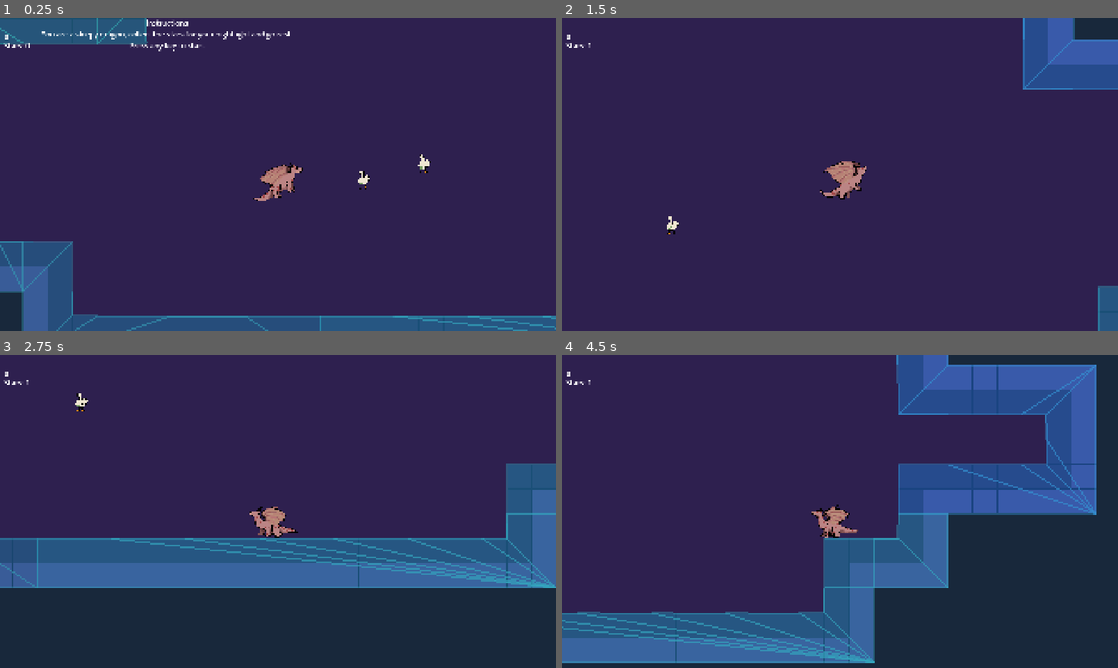
Above: before the commit, frames 1-4 (two rows, left to right).
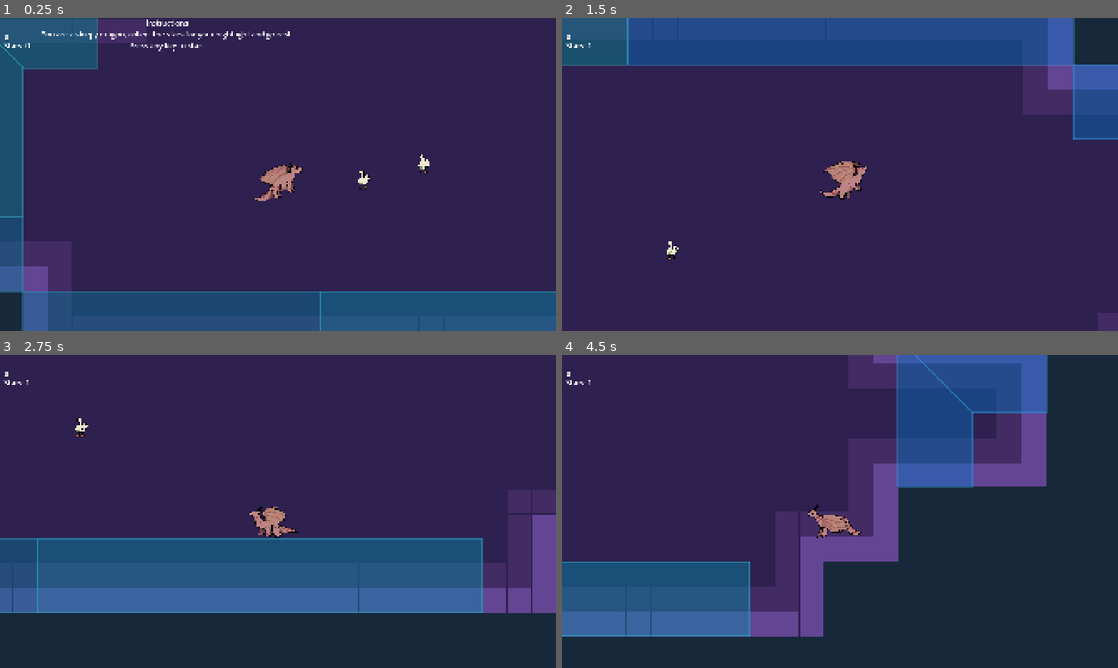
Above: after the commit, the same moments.

Repository: mgirvine21/IllumiateRemake
Game: Godot game, scene res://Scenes/main.tscn
Two runs of this game, one before a commit and one after it. Both use one fixed random seed, a clock stepped at 60 frames per second and the inputs below.
Inputs:
- Up to frame 1 (0.25 s): no input
- Up to frame 2 (1.5 s): tap Enter at 0.5 s; hold D (right) from 0.53 s (still down); tap E (interact) at 0.6, 1.35 s; tap W (jump) at 0.77 s
- Up to frame 3 (2.75 s): tap W (jump) at 1.52 s; release D (right) at 2.03 s; hold A (left) from 2.03 s (still down); tap E (interact) at 2.1 s
- Up to frame 4 (4.5 s): release A (left) at 2.78 s; hold D (right) 2.78-4.28 s; tap E (interact) at 2.85, 3.6, 4.35 s; tap W (jump) at 3.02, 3.77 s; hold A (left) from 4.28 s (still down)

The runs differ from the first frame. In frame 1, 14% of the frame differs, in the area x 0-100%, y 0-100%; in frame 2, 17%; in frame 3, 20%; in frame 4, 36%, in the area x 0-97%, y 0-99%.

Commit message:
Revert "Updating tilemap layer collisions"
This reverts commit a986a1da1455bb59b38b9098880dccbc7b681335.

Diff:
--- a/Assets/TileSets/illumiate.tres
+++ b/Assets/TileSets/illumiate.tres
@@ -8,14 +8,14 @@
 0:0/0 = 0
 0:0/0/terrain_set = 0
 0:0/0/terrain = 0
-0:0/0/physics_layer_0/polygon_0/points = PackedVector2Array(-64, -64, 64, -64, 64, 20.94123, 21.46965, 21.489222, 20.88443, 64, -64, 64)
+0:0/0/physics_layer_0/polygon_0/points = PackedVector2Array(-64, -64, 64, -64, 64, 64, -64, 64)
 0:0/0/terrains_peering_bit/right_side = 0
 0:0/0/terrains_peering_bit/bottom_right_corner = 0
 0:0/0/terrains_peering_bit/bottom_side = 0
 1:0/0 = 0
 1:0/0/terrain_set = 0
 1:0/0/terrain = 0
-1:0/0/physics_layer_0/polygon_0/points = PackedVector2Array(-64, -64, 64, -64, 64, 20.51281, -64, 20.638115)
+1:0/0/physics_layer_0/polygon_0/points = PackedVector2Array(-64, -64, 64, -64, 64, 64, -64, 64)
 1:0/0/terrains_peering_bit/right_side = 0
 1:0/0/terrains_peering_bit/bottom_right_corner = 0
 1:0/0/terrains_peering_bit/bottom_side = 0
@@ -24,7 +24,7 @@
 2:0/0 = 0
 2:0/0/terrain_set = 0
 2:0/0/terrain = 0
-2:0/0/physics_layer_0/polygon_0/points = PackedVector2Array(-64, -64, 64, -64, 64, 64, -21.776276, 64, -21.62764, 20.95874, -64, 20.95874)
+2:0/0/physics_layer_0/polygon_0/points = PackedVector2Array(-64, -64, 64, -64, 64, 64, -64, 64)
 2:0/0/terrains_peering_bit/bottom_side = 0
 2:0/0/terrains_peering_bit/bottom_left_corner = 0
 2:0/0/terrains_peering_bit/left_side = 0
@@ -42,7 +42,6 @@
 5:0/0 = 0
 5:0/0/terrain_set = 0
 5:0/0/terrain = 0
-5:0/0/physics_layer_0/polygon_0/points = PackedVector2Array(-64, -64, 64, -64, 64, 64, -21.62764, 64, -21.776276, 21.256027, -64, 21.107384)
 5:0/0/terrains_peering_bit/right_side = 0
 5:0/0/terrains_peering_bit/bottom_side = 0
 5:0/0/terrains_peering_bit/bottom_left_corner = 0
@@ -50,7 +49,7 @@
 0:1/0 = 0
 0:1/0/terrain_set = 0
 0:1/0/terrain = 0
-0:1/0/physics_layer_0/polygon_0/points = PackedVector2Array(-64, -64, 20.593826, -64, 21.493118, 64, -64, 64, -64, 0)
+0:1/0/physics_layer_0/polygon_0/points = PackedVector2Array(-64, -64, 64, -64, 64, 64, -64, 64)
 0:1/0/terrains_peering_bit/right_side = 0
 0:1/0/terrains_peering_bit/bottom_right_corner = 0
 0:1/0/terrains_peering_bit/bottom_side = 0
@@ -70,7 +69,6 @@
 2:1/0 = 0
 2:1/0/terrain_set = 0
 2:1/0/terrain = 0
-2:1/0/physics_layer_0/polygon_0/points = PackedVector2Array(-21.330353, -64, 64, -64, 64, 64, -21.330353, 64)
 2:1/0/terrains_peering_bit/bottom_side = 0
 2:1/0/terrains_peering_bit/bottom_left_corner = 0
 2:1/0/terrains_peering_bit/left_side = 0
@@ -79,13 +77,12 @@
 3:1/0 = 0
 3:1/0/terrain_set = 0
 3:1/0/terrain = 0
-3:1/0/physics_layer_0/polygon_0/points = PackedVector2Array(-64, -64, 64, -64, 64, 64, -64, 64)
 3:1/0/terrains_peering_bit/bottom_side = 0
 3:1/0/terrains_peering_bit/top_side = 0
 4:1/0 = 0
 4:1/0/terrain_set = 0
 4:1/0/terrain = 0
-4:1/0/physics_layer_0/polygon_0/points = PackedVector2Array(-64, -64, 21.06807, -64, 21.06807, -21.252342, 64, -21.62088, 64, 64, -64, 64)
+4:1/0/physics_layer_0/polygon_0/points = PackedVector2Array(-64, -64, 64, -64, 64, 64, -64, 64)
 4:1/0/terrains_peering_bit/right_side = 0
 4:1/0/terrains_peering_bit/bottom_side = 0
 4:1/0/terrains_peering_bit/top_side = 0
@@ -93,7 +90,6 @@
 5:1/0 = 0
 5:1/0/terrain_set = 0
 5:1/0/terrain = 0
-5:1/0/physics_layer_0/polygon_0/points = PackedVector2Array(-20.558922, -21.218838, 64, -20.810104, 64, 64, -20.558922, 64)
 5:1/0/terrains_peering_bit/right_side = 0
 5:1/0/terrains_peering_bit/bottom_side = 0
 5:1/0/terrains_peering_bit/bottom_left_corner = 0
@@ -104,14 +100,14 @@
 0:2/0 = 0
 0:2/0/terrain_set = 0
 0:2/0/terrain = 0
-0:2/0/physics_layer_0/polygon_0/points = PackedVector2Array(-64, -64, 21.06807, -64, 21.06807, -21.252342, 64, -21.62088, 64, 64, -64, 64)
+0:2/0/physics_layer_0/polygon_0/points = PackedVector2Array(-64, -64, 64, -64, 64, 64, -64, 64)
 0:2/0/terrains_peering_bit/right_side = 0
 0:2/0/terrains_peering_bit/top_side = 0
 0:2/0/terrains_peering_bit/top_right_corner = 0
 1:2/0 = 0
 1:2/0/terrain_set = 0
 1:2/0/terrain = 0
-1:2/0/physics_layer_0/polygon_0/points = PackedVector2Array(-64, -20.958748, 64, -20.810104, 64, 64, -64, 64)
+1:2/0/physics_layer_0/polygon_0/points = PackedVector2Array(-64, -64, 64, -64, 64, 64, -64, 64)
 1:2/0/terrains_peering_bit/right_side = 0
 1:2/0/terrains_peering_bit/left_side = 0
 1:2/0/terrains_peering_bit/top_left_corner = 0
@@ -120,7 +116,6 @@
 2:2/0 = 0
 2:2/0/terrain_set = 0
 2:2/0/terrain = 0
-2:2/0/physics_layer_0/polygon_0/points = PackedVector2Array(-21.436623, -21.498032, -21.190926, -64, 64, -64, 64, 64, -64, 64, -64, -21.252342)
 2:2/0/terrains_peering_bit/left_side = 0
 2:2/0/terrains_peering_bit/top_left_corner = 0
 2:2/0/terrains_peering_bit/top_side = 0
@@ -132,7 +127,7 @@
 4:2/0 = 0
 4:2/0/terrain_set = 0
 4:2/0/terrain = 0
-4:2/0/physics_layer_0/polygon_0/points = PackedVector2Array(-64, -64, 64, -64, 64, 20.683754, 20.953537, 21.043472, 21.133392, 64, -64, 64)
+4:2/0/physics_layer_0/polygon_0/points = PackedVector2Array(-64, -64, 64, -64, 64, 64, -64, 64)
 4:2/0/terrains_peering_bit/right_side = 0
 4:2/0/terrains_peering_bit/bottom_right_corner = 0
 4:2/0/terrains_peering_bit/bottom_side = 0
@@ -140,7 +135,6 @@
 5:2/0 = 0
 5:2/0/terrain_set = 0
 5:2/0/terrain = 0
-5:2/0/physics_layer_0/polygon_0/points = PackedVector2Array(-21.5, -64, 64, -64, 64, 20.803162, -20.934845, 20.013168)
 5:2/0/terrains_peering_bit/right_side = 0
 5:2/0/terrains_peering_bit/bottom_right_corner = 0
 5:2/0/terrains_peering_bit/bottom_side = 0
@@ -151,7 +145,6 @@
 0:3/0 = 0
 0:3/0/terrain_set = 0
 0:3/0/terrain = 0
-0:3/0/physics_layer_0/polygon_0/points = PackedVector2Array(-64, -64, 64, -64, 64, 64, -64, 64)
 0:3/0/terrains_peering_bit/right_side = 0
 1:3/0 = 0
 1:3/0/terrain_set = 0
@@ -171,13 +164,11 @@
 4:3/0 = 0
 4:3/0/terrain_set = 0
 4:3/0/terrain = 0
-4:3/0/physics_layer_0/polygon_0/points = PackedVector2Array(-64, -64, 64, -64, 64, 64, -64, 64)
 4:3/0/terrains_peering_bit/right_side = 0
 4:3/0/terrains_peering_bit/top_side = 0
 5:3/0 = 0
 5:3/0/terrain_set = 0
 5:3/0/terrain = 0
-5:3/0/physics_layer_0/polygon_0/points = PackedVector2Array(-20.945236, -21.129494, -20.822388, -64, 64, -64, 64, 64, -64, 64, -64, -21.129494)
 5:3/0/terrains_peering_bit/right_side = 0
 5:3/0/terrains_peering_bit/left_side = 0
 5:3/0/terrains_peering_bit/top_left_corner = 0
@@ -185,7 +176,6 @@
 6:0/0 = 0
 6:0/0/terrain_set = 0
 6:0/0/terrain = 0
-6:0/0/physics_layer_0/polygon_0/points = PackedVector2Array(-64, -64, 64, -64, 64, 20.812737, 20.863495, 20.711212, 21.472649, 64, -64, 64)
 6:0/0/terrains_peering_bit/right_side = 0
 6:0/0/terrains_peering_bit/bottom_right_corner = 0
 6:0/0/terrains_peering_bit/bottom_side = 0
@@ -193,20 +183,17 @@
 7:0/0 = 0
 7:0/0/terrain_set = 0
 7:0/0/terrain = 0
-7:0/0/physics_layer_0/polygon_0/points = PackedVector2Array(-64, -64, 64, -64, 64, 64, -64, 64)
 7:0/0/terrains_peering_bit/bottom_side = 0
 7:0/0/terrains_peering_bit/left_side = 0
 8:0/0 = 0
 8:0/0/terrain_set = 0
 8:0/0/terrain = 0
-8:0/0/physics_layer_0/polygon_0/points = PackedVector2Array(-64, -64, 64, -64, 64, 64, -64, 64)
 8:0/0/terrains_peering_bit/right_side = 0
 8:0/0/terrains_peering_bit/bottom_side = 0
 8:0/0/terrains_peering_bit/left_side = 0
 9:0/0 = 0
 9:0/0/terrain_set = 0
 9:0/0/terrain = 0
-9:0/0/physics_layer_0/polygon_0/points = PackedVector2Array(-21.181702, -21.701965, -21.330353, -64, 64, -64, 64, 20.812737, 20.863495, 20.711212, 21.472649, 64, -64, 64, -64, -20.810104)
 9:0/0/terrains_peering_bit/right_side = 0
 9:0/0/terrains_peering_bit/bottom_right_corner = 0
 9:0/0/terrains_peering_bit/bottom_side = 0
@@ -216,7 +203,6 @@
 6:1/0 = 0
 6:1/0/terrain_set = 0
 6:1/0/terrain = 0
-6:1/0/physics_layer_0/polygon_0/points = PackedVector2Array(-64, -20.958748, 20.88443, -20.66146, 21.033066, 64, -64, 64)
 6:1/0/terrains_peering_bit/right_side = 0
 6:1/0/terrains_peering_bit/bottom_right_corner = 0
 6:1/0/terrains_peering_bit/bottom_side = 0
@@ -227,7 +213,6 @@
 7:1/0 = 0
 7:1/0/terrain_set = 0
 7:1/0/terrain = 0
-7:1/0/physics_layer_0/polygon_0/points = PackedVector2Array(-21.436623, -21.498032, -21.190926, -64, 64, -64, 64, 64, -64, 64, -64, -21.252342)
 7:1/0/terrains_peering_bit/bottom_side = 0
 7:1/0/terrains_peering_bit/left_side = 0
 7:1/0/terrains_peering_bit/top_left_corner = 0
@@ -235,7 +220,6 @@
 8:1/0 = 0
 8:1/0/terrain_set = 0
 8:1/0/terrain = 0
-8:1/0/physics_layer_0/polygon_0/points = PackedVector2Array(-64, -20.958748, 64, -20.810104, 64, 64, -64, 64)
 8:1/0/terrains_peering_bit/right_side = 0
 8:1/0/terrains_peering_bit/bottom_side = 0
 8:1/0/terrains_peering_bit/left_side = 0
@@ -245,7 +229,6 @@
 9:1/0 = 0
 9:1/0/terrain_set = 0
 9:1/0/terrain = 0
-9:1/0/physics_layer_0/polygon_0/points = PackedVector2Array(-64, -64, 21.06807, -64, 21.06807, -21.252342, 64, -21.62088, 64, 64, -20.822388, 64, -20.822388, 20.883812, -64, 21.006653)
 9:1/0/terrains_peering_bit/right_side = 0
 9:1/0/terrains_peering_bit/bottom_side = 0
 9:1/0/terrains_peering_bit/bottom_left_corner = 0
@@ -255,7 +238,6 @@
 6:2/0 = 0
 6:2/0/terrain_set = 0
 6:2/0/terrain = 0
-6:2/0/physics_layer_0/polygon_0/points = PackedVector2Array(-64, -64, 20.593826, -64, 20.953537, 21.043472, -64, 20.86361, -64, 0)
 6:2/0/terrains_peering_bit/right_side = 0
 6:2/0/terrains_peering_bit/bottom_right_corner = 0
 6:2/0/terrains_peering_bit/bottom_side = 0
@@ -266,7 +248,6 @@
 7:2/0 = 0
 7:2/0/terrain_set = 0
 7:2/0/terrain = 0
-7:2/0/physics_layer_0/polygon_0/points = PackedVector2Array(-64, -64, 64, -64, 64, 64, -21.776276, 64, -21.62764, 20.95874, -64, 20.95874)
 7:2/0/terrains_peering_bit/bottom_side = 0
 7:2/0/terrains_peering_bit/bottom_left_corner = 0
 7:2/0/terrains_peering_bit/left_side = 0
@@ -274,7 +255,6 @@
 8:2/0 = 0
 8:2/0/terrain_set = 0
 8:2/0/terrain = 0
-8:2/0/physics_layer_0/polygon_0/points = PackedVector2Array(-64, -64, 64, -64, 64, 20.51281, -64, 20.638115)
 8:2/0/terrains_peering_bit/right_side = 0
 8:2/0/terrains_peering_bit/bottom_right_corner = 0
 8:2/0/terrains_peering_bit/bottom_side = 0
@@ -284,7 +264,6 @@
 9:2/0 = 0
 9:2/0/terrain_set = 0
 9:2/0/terrain = 0
-9:2/0/physics_layer_0/polygon_0/points = PackedVector2Array(-64, -64, 64, -64, 64, 20.812737, 20.863495, 20.711212, 21.472649, 64, -64, 64)
 9:2/0/terrains_peering_bit/right_side = 0
 9:2/0/terrains_peering_bit/bottom_right_corner = 0
 9:2/0/terrains_peering_bit/bottom_side = 0
@@ -293,7 +272,6 @@
 10:2/0 = 0
 10:2/0/terrain_set = 0
 10:2/0/terrain = 0
-10:2/0/physics_layer_0/polygon_0/points = PackedVector2Array(-64, -64, 64, -64, 64, 64, -21.776276, 64, -21.62764, 20.95874, -64, 20.95874)
 10:2/0/terrains_peering_bit/right_side = 0
 10:2/0/terrains_peering_bit/bottom_side = 0
 10:2/0/terrains_peering_bit/bottom_left_corner = 0
@@ -302,7 +280,6 @@
 6:3/0 = 0
 6:3/0/terrain_set = 0
 6:3/0/terrain = 0
-6:3/0/physics_layer_0/polygon_0/points = PackedVector2Array(-64, -64, 21.06807, -64, 21.06807, -21.252342, 64, -21.62088, 64, 64, -64, 64)
 6:3/0/terrains_peering_bit/right_side = 0
 6:3/0/terrains_peering_bit/left_side = 0
 6:3/0/terrains_peering_bit/top_side = 0
@@ -310,20 +287,17 @@
 7:3/0 = 0
 7:3/0/terrain_set = 0
 7:3/0/terrain = 0
-7:3/0/physics_layer_0/polygon_0/points = PackedVector2Array(-64, -64, 64, -64, 64, 64, -64, 64)
 7:3/0/terrains_peering_bit/left_side = 0
 7:3/0/terrains_peering_bit/top_side = 0
 8:3/0 = 0
 8:3/0/terrain_set = 0
 8:3/0/terrain = 0
-8:3/0/physics_layer_0/polygon_0/points = PackedVector2Array(-64, -64, 64, -64, 64, 64, -64, 64)
 8:3/0/terrains_peering_bit/right_side = 0
 8:3/0/terrains_peering_bit/left_side = 0
 8:3/0/terrains_peering_bit/top_side = 0
 9:3/0 = 0
 9:3/0/terrain_set = 0
 9:3/0/terrain = 0
-9:3/0/physics_layer_0/polygon_0/points = PackedVector2Array(-64, -64, 21.06807, -64, 21.06807, -21.252342, 64, -21.62088, 64, 64, -64, 64)
 9:3/0/terrains_peering_bit/right_side = 0
 9:3/0/terrains_peering_bit/bottom_side = 0
 9:3/0/terrains_peering_bit/left_side = 0
@@ -332,7 +306,6 @@
 10:3/0 = 0
 10:3/0/terrain_set = 0
 10:3/0/terrain = 0
-10:3/0/physics_layer_0/polygon_0/points = PackedVector2Array(-21.436623, -21.498032, -21.190926, -64, 64, -64, 64, 64, -64, 64, -64, -21.252342)
 10:3/0/terrains_peering_bit/right_side = 0
 10:3/0/terrains_peering_bit/bottom_side = 0
 10:3/0/terrains_peering_bit/left_side = 0
@@ -341,14 +314,12 @@
 4:4/0 = 0
 4:4/0/terrain_set = 0
 4:4/0/terrain = 0
-4:4/0/physics_layer_0/polygon_0/points = PackedVector2Array(-64, -64, 64, -64, 64, 64, -64, 64)
 4:4/0/terrains_peering_bit/right_side = 0
 4:4/0/terrains_peering_bit/bottom_side = 0
 4:4/0/terrains_peering_bit/top_side = 0
 5:4/0 = 0
 5:4/0/terrain_set = 0
 5:4/0/terrain = 0
-5:4/0/physics_layer_0/polygon_0/points = PackedVector2Array(-21.330353, -64, 64, -64, 64, 64, -21.330353, 64)
 5:4/0/terrains_peering_bit/right_side = 0
 5:4/0/terrains_peering_bit/bottom_side = 0
 5:4/0/terrains_peering_bit/bottom_left_corner = 0
@@ -358,7 +329,6 @@
 6:4/0 = 0
 6:4/0/terrain_set = 0
 6:4/0/terrain = 0
-6:4/0/physics_layer_0/polygon_0/points = PackedVector2Array(-64, -64, 20.593826, -64, 21.493118, 64, -64, 64, -64, 0)
 6:4/0/terrains_peering_bit/right_side = 0
 6:4/0/terrains_peering_bit/bottom_right_corner = 0
 6:4/0/terrains_peering_bit/bottom_side = 0
@@ -368,14 +338,12 @@
 7:4/0 = 0
 7:4/0/terrain_set = 0
 7:4/0/terrain = 0
-7:4/0/physics_layer_0/polygon_0/points = PackedVector2Array(-64, -64, 64, -64, 64, 64, -64, 64)
 7:4/0/terrains_peering_bit/bottom_side = 0
 7:4/0/terrains_peering_bit/left_side = 0
 7:4/0/terrains_peering_bit/top_side = 0
 8:4/0 = 0
 8:4/0/terrain_set = 0
 8:4/0/terrain = 0
-8:4/0/physics_layer_0/polygon_0/points = PackedVector2Array(-64, -64, 64, -64, 64, 64, -64, 64)
 8:4/0/terrains_peering_bit/right_side = 0
 8:4/0/terrains_peering_bit/bottom_side = 0
 8:4/0/terrains_peering_bit/left_side = 0
